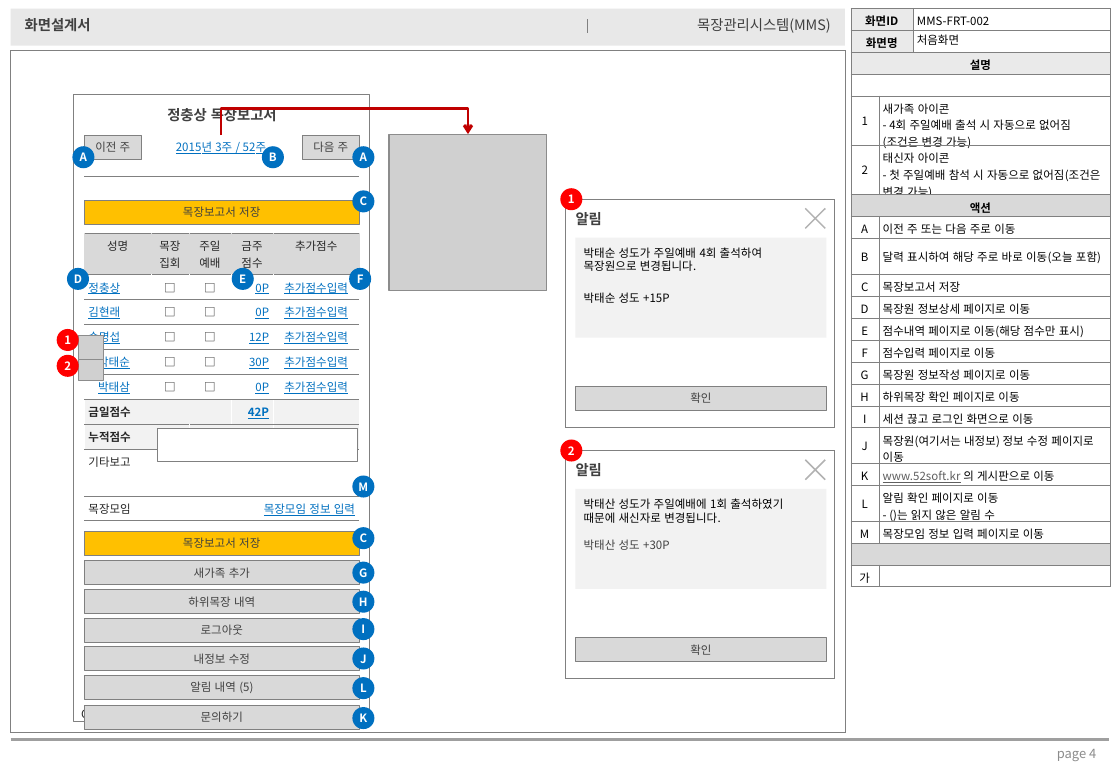
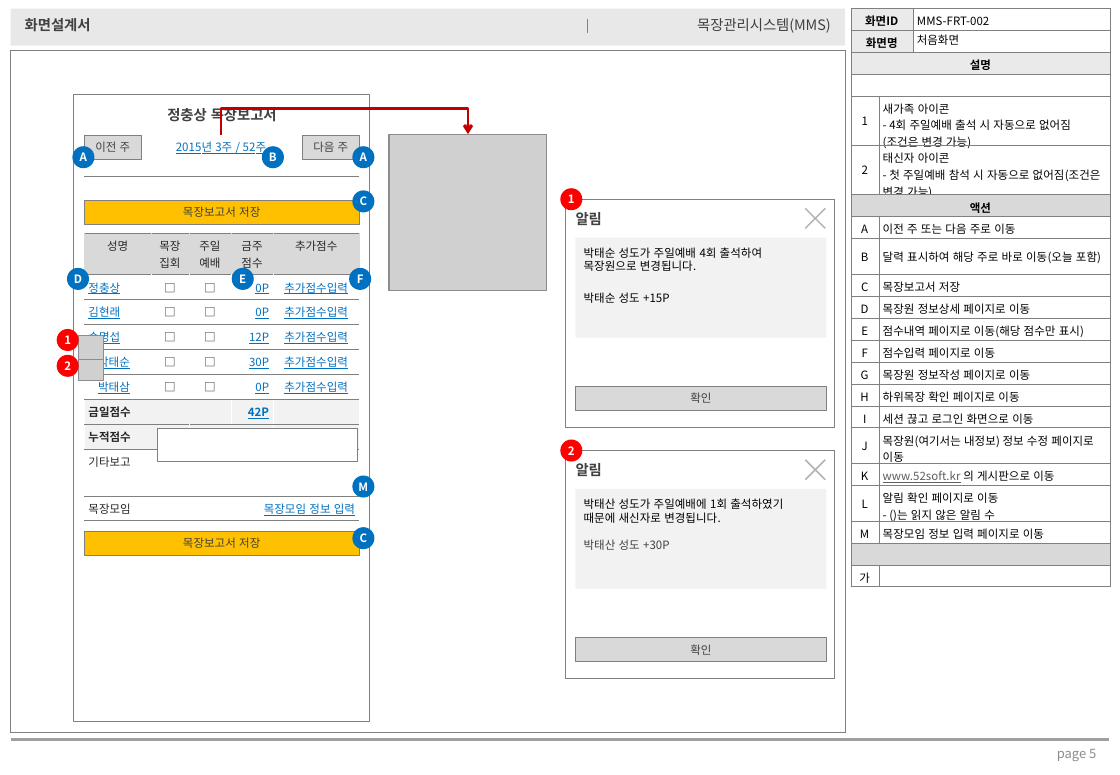
Before and after one commit to gusfot/oe-mokjang, a slide deck: slide 5 of doc/화면설계서-목장관리시스템(프론트).pptx (slide 4 before the commit). Drawn at 1120x775 pixels with LibreOffice and Linux fonts; fonts in the diff are those of the drawing; grey boxes stand for pictures. Boxes give left, top, right and bottom in pixels: in the first picture for what was removed or moved away, otherwise in the second. Text is boxed around its words. In the diff, an @@ line names an element or a change of style, - is before the commit and + after.

Commit message:
목장관리시스템(프론트) 화면설계 업데이

```diff
--- a/doc/화면설계서-목장관리시스템(프론트).pptx
+++ b/doc/화면설계서-목장관리시스템(프론트).pptx
@@ rectangle removed at [85, 562, 360, 585] @@
-새가족 추가
@@ ellipse removed at [353, 563, 374, 584] @@
-G
@@ rectangle removed at [85, 591, 360, 614] @@
-하위목장 내역
@@ ellipse removed at [353, 592, 374, 613] @@
-H
@@ rectangle removed at [85, 618, 360, 642] @@
-로그아웃
@@ ellipse removed at [353, 618, 374, 640] @@
-I
@@ rectangle removed at [85, 647, 360, 671] @@
-내정보 수정
@@ ellipse removed at [353, 648, 374, 670] @@
-J
@@ rectangle removed at [85, 676, 360, 700] @@
-알림 내역 (5)
@@ ellipse removed at [353, 677, 374, 699] @@
-L
@@ text removed at [81, 707, 361, 723] @@
-COPYRIGHT @ 2014 52soft.kr, ALL RIGHTS RESERVED
@@ rectangle removed at [85, 706, 360, 730] @@
-문의하기
@@ ellipse removed at [353, 707, 374, 729] @@
-K
@@ page number at [1057, 749, 1096, 761]: text changed @@
-page 4
+page 5
```
Also in this commit, not shown: 1 other slide changed, 1 slide added.
